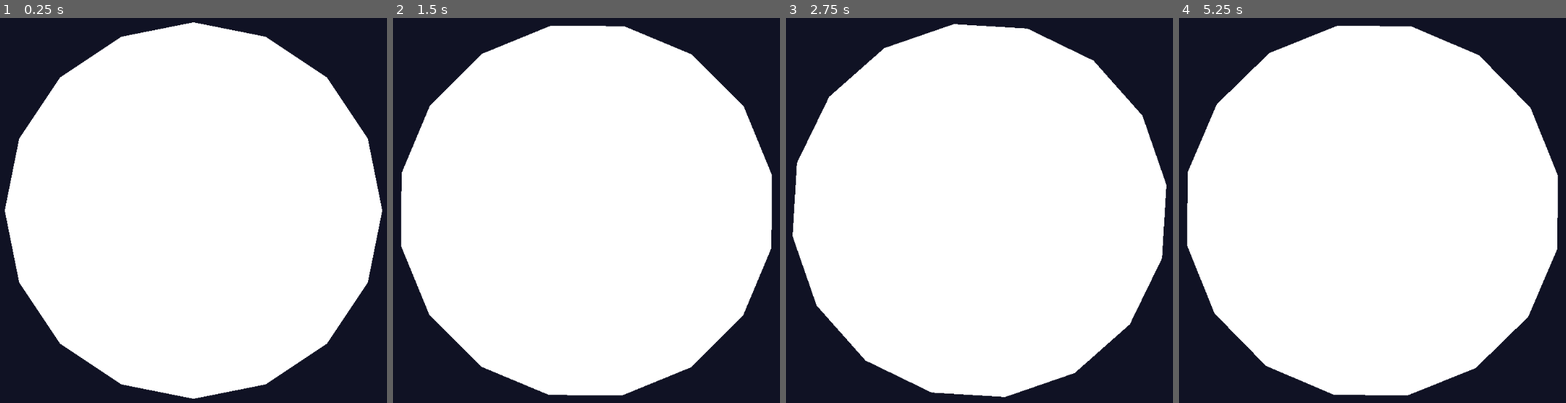
Above: before the commit, frames 1-4 (left to right).
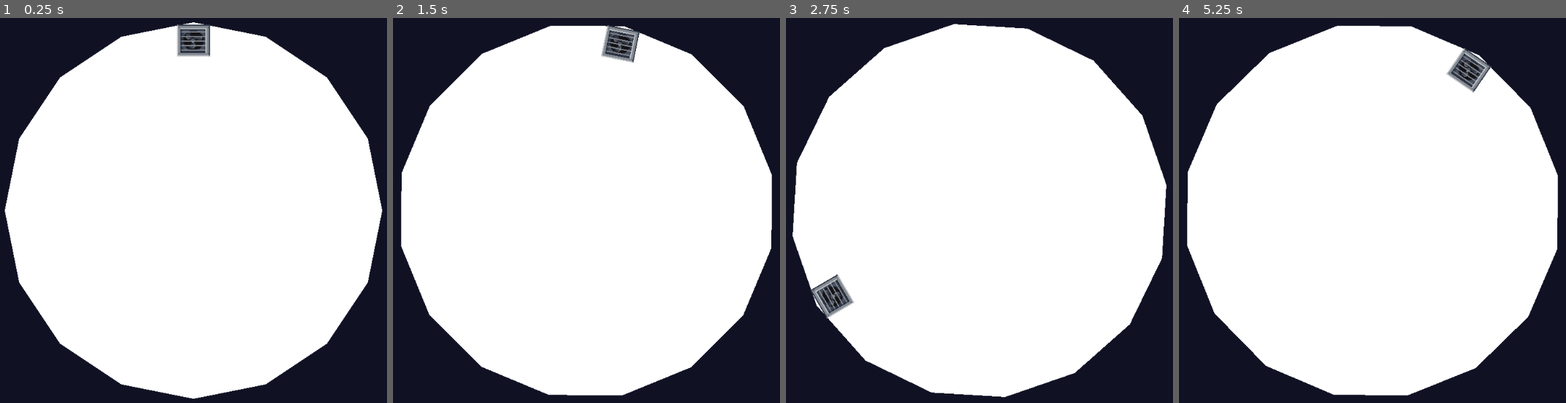
Above: after the commit, the same moments.

Repository: jake-ciliberti/rotate-renovate
Game: Godot game, scene res://levels/level_1.tscn
Two runs of this game, one before a commit and one after it. Both use one fixed random seed, a clock stepped at 60 frames per second and the inputs below. This scene is started directly instead of the project's main scene.
Inputs:
- Up to frame 1 (0.25 s): no input
- Up to frame 2 (1.5 s): tap Enter at 0.5 s; hold D (move_right) from 0.53 s (still down); tap H (god_mode) at 0.6 s; tap W (jump) at 0.77 s; tap R (reset) at 1.25 s; tap Up (rotate_clockwise) at 1.35 s
- Up to frame 3 (2.75 s): tap W (jump) at 1.52 s; tap R (reset) at 2 s; release D (move_right) at 2.03 s; hold A (move_left) from 2.03 s (still down); hold Down (rotate_counterclockwise) from 2.03 s (still down)
- Up to frame 4 (5.25 s): release A (move_left) at 2.78 s; release Down (rotate_counterclockwise) at 2.78 s; hold D (move_right) 2.78-4.28 s; tap Right (select_next) at 2.85 s; tap W (jump) at 3.02, 3.77, 4.52 s; tap R (reset) at 3.5, 4.25, 5 s; tap Left (select_prev) at 3.6 s; hold A (move_left) 4.28-5.03 s; tap H (god_mode) at 4.35 s; hold D (move_right) from 5.03 s (still down); hold Up (rotate_clockwise) from 5.03 s (still down)

The runs differ from the first frame. In frame 1, 0.7% of the frame differs, in the area x 45-55%, y 1-10%; in frame 2, 0.7%; in frame 3, 0.7%; in frame 4, 0.7%.

Commit message:
added sprites to doors

Diff:
--- a/levels/level_1.tscn
+++ b/levels/level_1.tscn
@@ -7,6 +7,7 @@
 [ext_resource type="Script" uid="uid://de1ufrp6f2ggg" path="res://scripts/collision_polygon_2d.gd" id="5_gwceb"]
 [ext_resource type="Script" uid="uid://cg1q082726f4t" path="res://scripts/door.gd" id="6_gwceb"]
 [ext_resource type="Texture2D" uid="uid://by1434yc5ndb8" path="res://circle_PNG14-2552655912.png" id="6_l53as"]
+[ext_resource type="Texture2D" uid="uid://bska1iimvrabn" path="res://sprites/vent.png" id="7_l53as"]
 
 [sub_resource type="RectangleShape2D" id="RectangleShape2D_n46q3"]
 size = Vector2(1024, 30)
@@ -51,6 +52,11 @@
 position = Vector2(0, -300)
 shape = SubResource("RectangleShape2D_6w6ra")
 
+[node name="Sprite2D" type="Sprite2D" parent="PanelController/GamePanel/Door/CollisionShape2D" unique_id=1289139950]
+rotation = 3.1415927
+scale = Vector2(2, 2)
+texture = ExtResource("7_l53as")
+
 [node name="CirclePng142552655912" type="Sprite2D" parent="." unique_id=1969050604]
 visible = false
 position = Vector2(511.99997, 390)
--- a/levels/level_2.tscn
+++ b/levels/level_2.tscn
@@ -6,6 +6,7 @@
 [ext_resource type="Script" uid="uid://de1ufrp6f2ggg" path="res://scripts/collision_polygon_2d.gd" id="4_5722l"]
 [ext_resource type="Script" uid="uid://b6x7sm5ynop2t" path="res://scripts/collision_controller.gd" id="4_v5uil"]
 [ext_resource type="Script" uid="uid://cg1q082726f4t" path="res://scripts/door.gd" id="6_ilhis"]
+[ext_resource type="Texture2D" uid="uid://bska1iimvrabn" path="res://sprites/vent.png" id="7_ep78u"]
 
 [sub_resource type="RectangleShape2D" id="RectangleShape2D_6w6ra"]
 size = Vector2(1024, 30)
@@ -54,6 +55,10 @@
 [node name="CollisionShape2D" type="CollisionShape2D" parent="PanelController/GamePanel/Door" unique_id=355025593]
 shape = SubResource("RectangleShape2D_ep78u")
 
+[node name="Sprite2D" type="Sprite2D" parent="PanelController/GamePanel/Door" unique_id=1593375517]
+scale = Vector2(2, 2)
+texture = ExtResource("7_ep78u")
+
 [node name="GamePanel2" type="Area2D" parent="PanelController" unique_id=568019450 node_paths=PackedStringArray("hitbox")]
 position = Vector2(331, 441)
 script = ExtResource("3_5722l")
--- a/levels/level_3.tscn
+++ b/levels/level_3.tscn
@@ -6,6 +6,7 @@
 [ext_resource type="Script" uid="uid://74gqrjs1tww4" path="res://scripts/panel.gd" id="4_jq78i"]
 [ext_resource type="Script" uid="uid://de1ufrp6f2ggg" path="res://scripts/collision_polygon_2d.gd" id="5_lsnkt"]
 [ext_resource type="Script" uid="uid://cg1q082726f4t" path="res://scripts/door.gd" id="6_wj73x"]
+[ext_resource type="Texture2D" uid="uid://bska1iimvrabn" path="res://sprites/vent.png" id="7_lfnxh"]
 
 [sub_resource type="RectangleShape2D" id="RectangleShape2D_6w6ra"]
 size = Vector2(1024, 30)
@@ -78,3 +79,7 @@
 
 [node name="CollisionShape2D" type="CollisionShape2D" parent="PanelController/GamePanel3/Door" unique_id=1335565330]
 shape = SubResource("RectangleShape2D_ep78u")
+
+[node name="Sprite2D" type="Sprite2D" parent="PanelController/GamePanel3/Door" unique_id=439392504]
+scale = Vector2(2, 2)
+texture = ExtResource("7_lfnxh")
Renamed: sprites/SMALL vents 1 - 3 blades Ver. 2_0.png -> sprites/vent.png
Not shown, changed: sprites/vent.png.import
